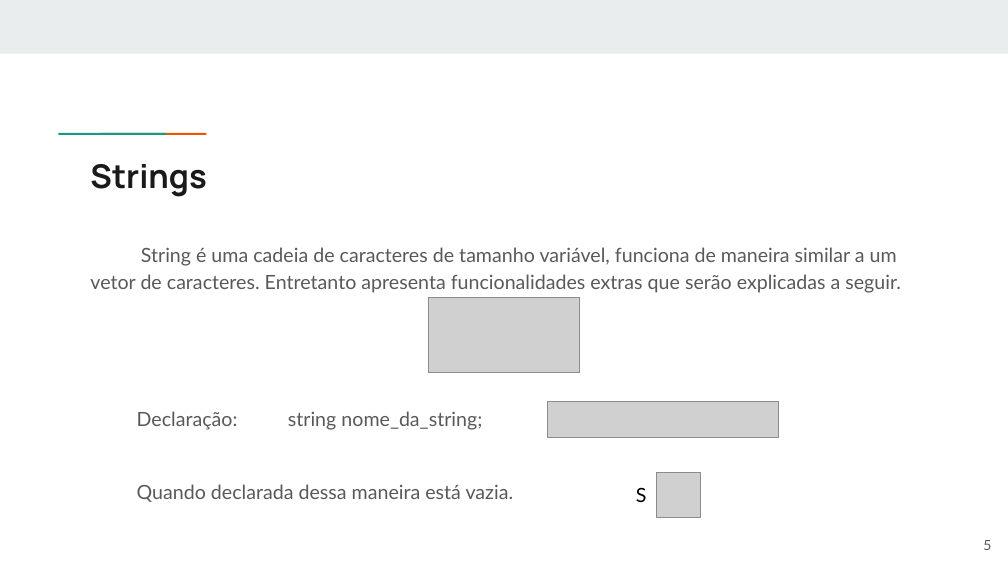
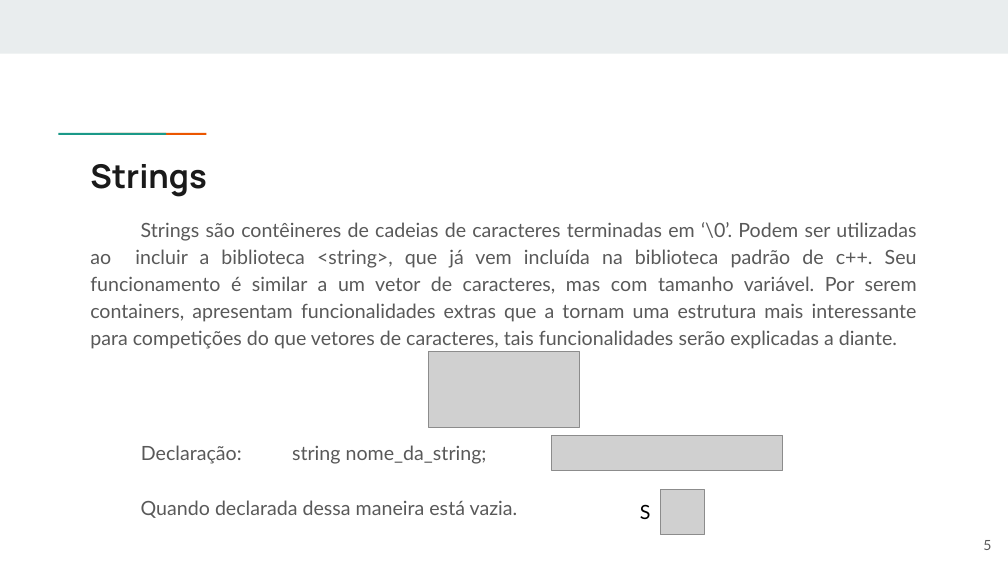
Before and after one commit to fpgues/treinamento-OBI-2023, a slide deck: slide 5 of programacao-basica/strings.pptx. Drawn at 1008x567 pixels with LibreOffice and Linux fonts; fonts in the diff are those of the drawing; grey boxes stand for pictures. Boxes give left, top, right and bottom in pixels: in the first picture for what was removed or moved away, otherwise in the second. Text is boxed around its words. In the diff, an @@ line names an element or a change of style, - is before the commit and + after.

Commit message:
Ajuste nos slides de strings

```diff
--- a/programacao-basica/strings.pptx
+++ b/programacao-basica/strings.pptx
@@ text at bbox=[90, 222, 917, 349]: text changed @@
-String é uma cadeia de caracteres de tamanho variável, funciona de maneira similar a um vetor de caracteres. Entretanto apresenta funcionalidades extras que serão explicadas a seguir.
+Strings são contêineres de cadeias de caracteres terminadas em ‘\0’. Podem ser utilizadas ao incluir a biblioteca <string>, que já vem incluída na biblioteca padrão de c++. Seu funcionamento é similar a um vetor de caracteres, mas com tamanho variável. Por serem containers, apresentam funcionalidades extras que a tornam uma estrutura mais interessante para competições do que vetores de caracteres, tais funcionalidades serão explicadas a diante.
@@ picture: place and size @@
-picture at bbox=[428, 297, 579, 373]
+picture at bbox=[428, 352, 579, 427]
@@ text "Declaração: string nome_da_string;": place and size @@
-text "Declaração: string nome_da_string;" at bbox=[137, 411, 482, 430]
+text "Declaração: string nome_da_string;" at bbox=[141, 445, 487, 464]
@@ picture: place and size @@
-picture at bbox=[547, 402, 778, 437]
+picture at bbox=[552, 435, 783, 471]
@@ 2 texts, 1 picture: place and size @@
-2 texts, 1 picture at bbox=[137, 473, 701, 518]
+2 texts, 1 picture at bbox=[141, 490, 705, 535]
```
Also in this commit, not shown: 5 other slides changed.
